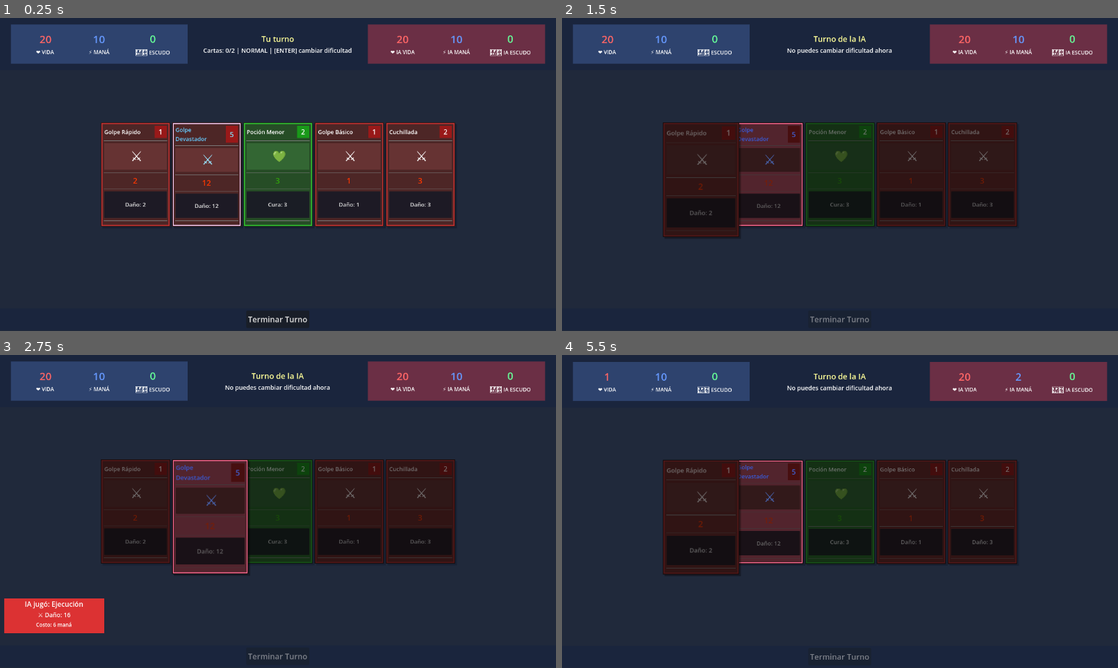
Above: before the commit, frames 1-4 (two rows, left to right).
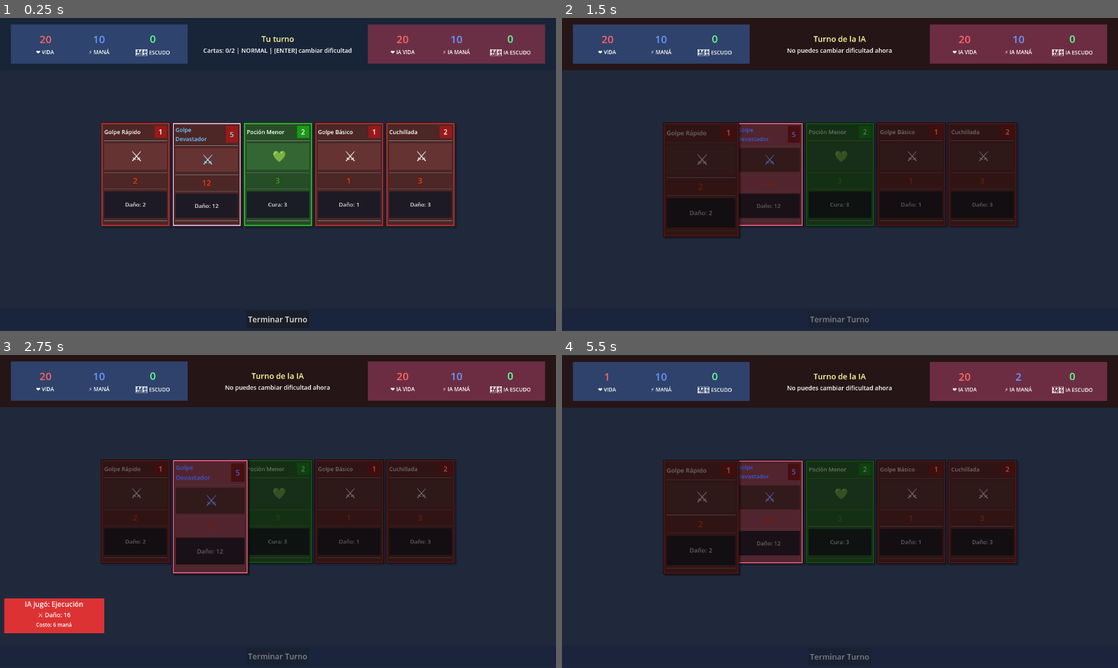
Above: after the commit, the same moments.

Repository: lextrack/Cards
Game: Godot game, scene res://scenes/Main.tscn
Same seed, same stepped clock (60 frames per second), same inputs: the game is played once before the commit and once after it.
Inputs (mouse positions are in pixels of both pictures, inside the frame that each line leads up to):
- Up to frame 1 (0.25 s): no input
- Up to frame 2 (1.5 s): click "Terminar Turno" at 0.5 s; tap Enter (ui_accept) at 1.25 s; move the mouse to (695, 174) at 1.27 s; click (695, 174) at 1.42 s
- Up to frame 3 (2.75 s): tap Enter (ui_accept) at 1.52, 2.27 s; move the mouse to (205, 511) at 2.02 s; click (205, 511) at 2.17 s
- Up to frame 4 (5.5 s): tap Enter (ui_accept) at 2.75, 3.77, 4.52, 5.27 s; move the mouse to (840, 511) at 2.77 s; click (840, 511) at 2.92 s; move the mouse to (912, 511) at 3.52 s; click (912, 511) at 3.67 s; move the mouse to (984, 511) at 4.27 s; click (984, 511) at 4.42 s; tap R (restart_game) at 5 s; move the mouse to (673, 464) at 5.02 s; click (673, 464) at 5.17 s

The runs differ from the first frame. In frame 2, 8.4% of the frame differs, in the area x 0-100%, y 0-17%; in frame 3, 8.4%; in frame 4, 8.6%.

Commit message:
Colors were changed

Diff:
--- a/scripts/Main.gd
+++ b/scripts/Main.gd
@@ -14,6 +14,7 @@
 @onready var end_turn_button = $UILayer/BottomPanel/TurnButtonsContainer/EndTurnButton
 @onready var game_over_label = $UILayer/GameOverLabel
 @onready var ui_layer = $UILayer
+@onready var top_panel_bg = $UILayer/TopPanel/TopPanelBG
 
 var player: Player
 var ai: Player
@@ -27,6 +28,9 @@
 var game_count: int = 1
 var original_ui_position: Vector2
 var is_screen_shaking: bool = false
+var player_turn_color = Color(0.08, 0.13, 0.18, 0.9)
+var ai_turn_color = Color(0.15, 0.08, 0.08, 0.9)
+var transition_time = 0.8
 
 func _ready():
 	if end_turn_button:
@@ -153,6 +157,10 @@
 
 func start_player_turn():
 	is_player_turn = true
+
+	var tween = create_tween()
+	tween.tween_property(top_panel_bg, "color", player_turn_color, transition_time)
+
 	player.start_turn()
 	var max_cards = player.get_max_cards_per_turn()
 	var cards_played = player.get_cards_played()
@@ -167,6 +175,10 @@
 
 func start_ai_turn():
 	is_player_turn = false
+
+	var tween = create_tween()
+	tween.tween_property(top_panel_bg, "color", ai_turn_color, transition_time)
+
 	ai.start_turn()
 	turn_label.text = "Turno de la IA"
 	game_info_label.text = "La IA está pensando..."
